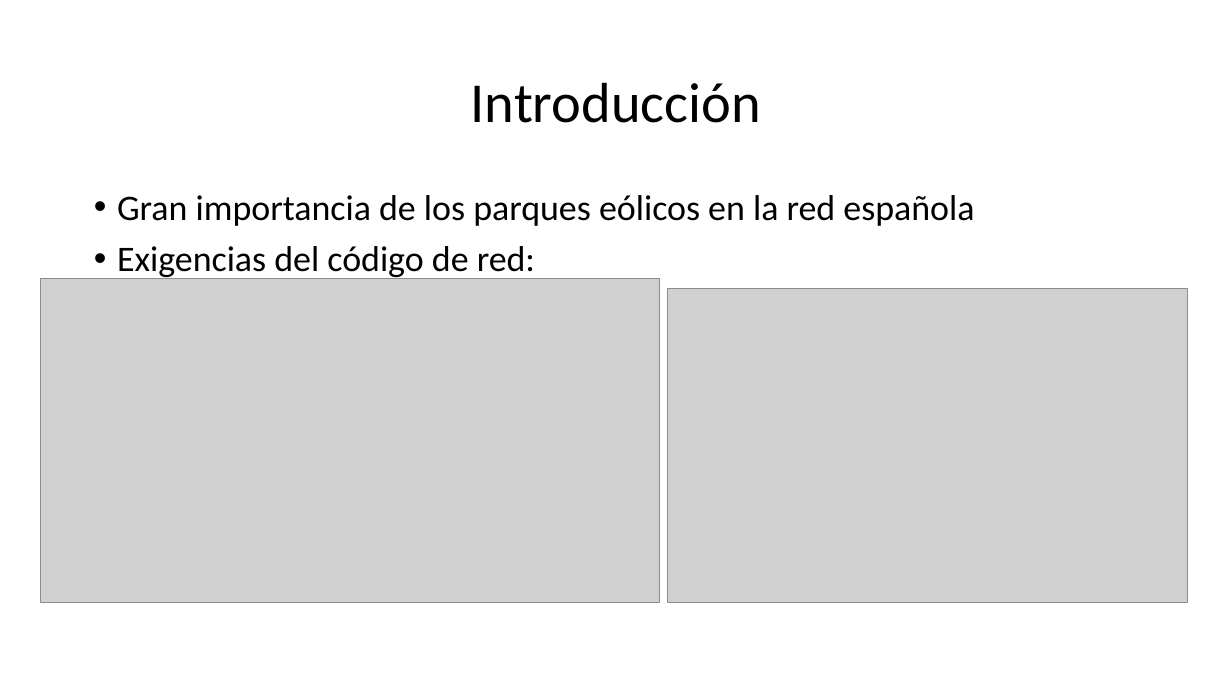
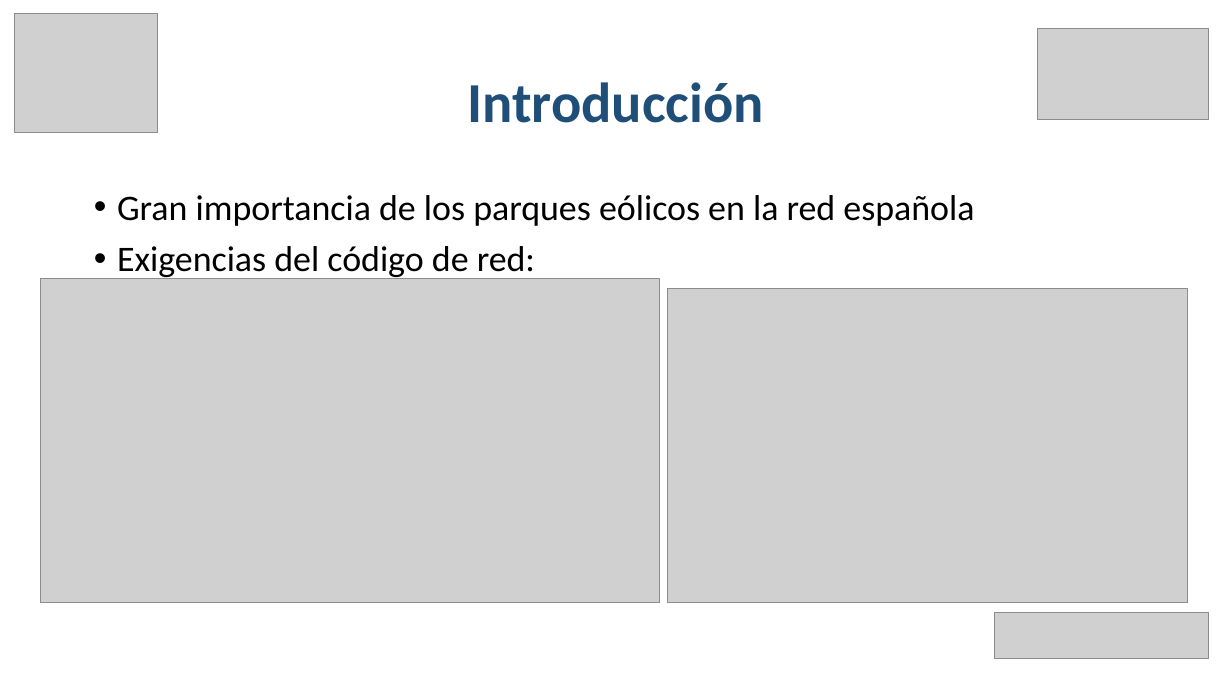
Before and after one commit to EmilioLdelaFuente/tfg, a slide deck: slide 3 of tfgPP.pptx. Drawn at 1232x693 pixels with LibreOffice and Linux fonts; fonts in the diff are those of the drawing; grey boxes stand for pictures. Boxes give left, top, right and bottom in pixels: in the first picture for what was removed or moved away, otherwise in the second. Text is boxed around its words. In the diff, an @@ line names an element or a change of style, - is before the commit and + after.

Commit message:
Visual Upgrade
Really cool images add

```diff
--- a/tfgPP.pptx
+++ b/tfgPP.pptx
@@ picture added at <box>15,13,158,132</box> @@
@@ picture added at <box>1038,29,1209,119</box> @@
@@ title "Introducción" at <box>468,82,764,123</box>: text colour #000000 to #1F4E79, bold on @@
@@ picture added at <box>995,613,1210,658</box> @@
```
Also in this commit, not shown: 13 other slides changed.
